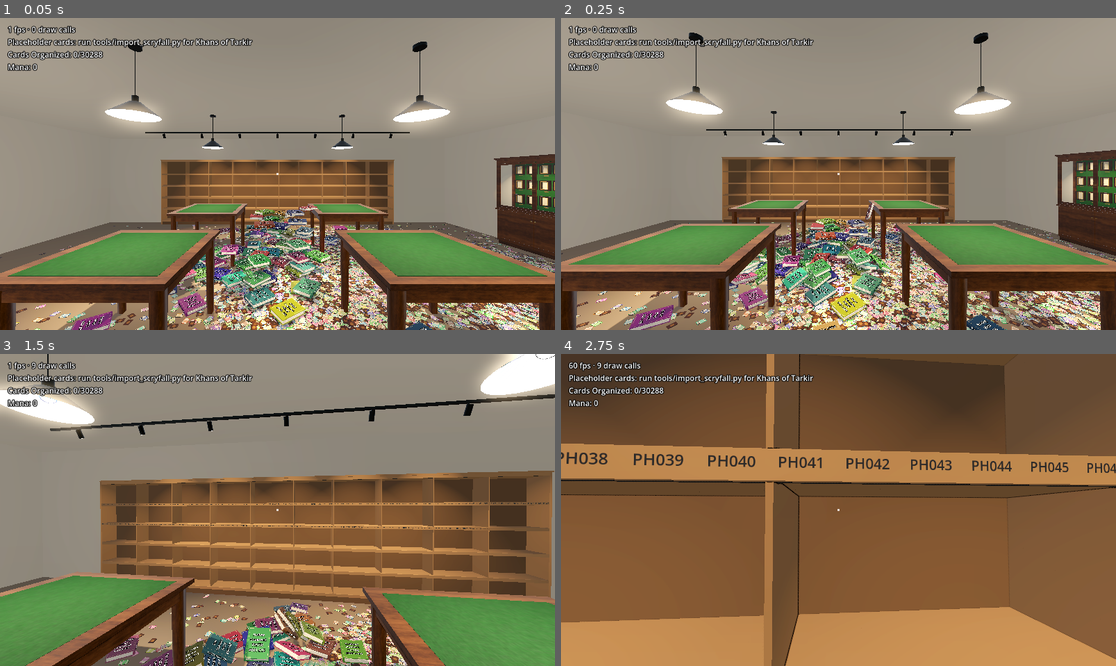
Above: before the commit, frames 1-4 (two rows, left to right).
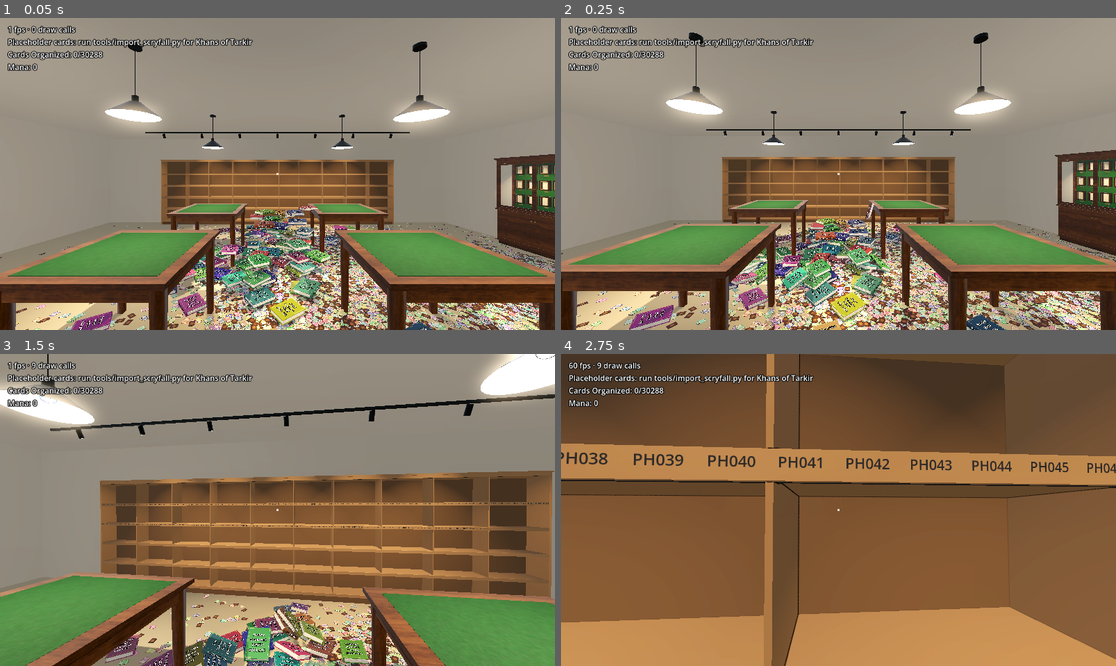
Above: after the commit, the same moments.

Repository: brian-kujawski/cracknstack
Game: Godot game, scene res://scenes/main.tscn
Two runs of this game, one before a commit and one after it. Both use one fixed random seed, a clock stepped at 60 frames per second and the inputs below.
Inputs (mouse positions are in pixels of both pictures, inside the frame that each line leads up to):
- Up to frame 1 (0.05 s): no input
- Up to frame 2 (0.25 s): no input
- Up to frame 3 (1.5 s): tap Enter at 0.5 s; move the mouse to (305, 510) at 0.52 s; hold W (move_forward) from 0.53 s (still down); tap 5 (cast_abundance) at 0.6 s; click (305, 510) at 0.67 s; move the mouse to (249, 510) at 1.27 s; tap 4 (cast_chain_lightning) at 1.35 s
- Up to frame 4 (2.75 s): keep holding W (move_forward); move the mouse to (849, 503) at 2.02 s; tap 3 (cast_demonic_tutor) at 2.1 s

The runs differ from the first frame. In frame 1, 4.9% of the frame differs, in the area x 0-100%, y 65-100%; in frame 2, 4.8%; in frame 3, 3.7%; in frame 4, nothing differs.

Commit message:
Carpet the shop floor with ambientCG Carpet016
The floor gets a textured beige carpet (assets/store/carpet), mapped by
world position like the wood and baize, one copy per half metre.

Co-Authored-By: Claude Opus 5.5 (1M context) <noreply@anthropic.com>
Claude-Session: https://claude.ai/code/session_017XBTrFLTj3E8Uxw6o4keY9

Diff:
--- a/scripts/store/store_builder.gd
+++ b/scripts/store/store_builder.gd
@@ -54,6 +54,10 @@
 ## backs (assets/store/felt), and how many metres one copy of it covers.
 const FELT := "felt"
 const FELT_SIZE := 0.3
+## The shop's carpet (assets/store/carpet), and how many metres one copy
+## of it covers.
+const CARPET := "carpet"
+const CARPET_SIZE := 0.5
 
 ## Floor footprints nothing on the floor may overlap (the shelves and the
 ## table legs), as x/z rectangles. The space under a table top is open:
@@ -69,7 +73,7 @@
 var display_slots: Array[Marker3D] = []
 
 var _wall_material := _material(Color(0.86, 0.84, 0.8))
-var _floor_material := _material(Color(0.55, 0.5, 0.45))
+var _floor_material := _textured(CARPET, CARPET_SIZE)
 var _shelf_material := _material(Color(0.62, 0.48, 0.34))
 var _table_material := _textured(TABLE_WOOD, TABLE_WOOD_SIZE)
 ## The same wood for the legs, mapped by the legs' own UVs so the grain runs
--- a/scripts/ui/credits.gd
+++ b/scripts/ui/credits.gd
@@ -12,6 +12,7 @@
 const TEXTURES := [
 	"Table and cabinet wood: Wood066 by ambientCG (ambientcg.com), CC0.",
 	"Table and cabinet baize: Fabric037 by ambientCG (ambientcg.com), CC0.",
+	"Carpet: Carpet016 by ambientCG (ambientcg.com), CC0.",
 ]
 
 
Not shown, added: assets/store/carpet/SOURCE.txt
Binary file added: assets/store/carpet/albedo.jpg
Not shown, added: assets/store/carpet/albedo.jpg.import
Binary file added: assets/store/carpet/normal.jpg
Not shown, added: assets/store/carpet/normal.jpg.import
Binary file added: assets/store/carpet/roughness.jpg
Not shown, added: assets/store/carpet/roughness.jpg.import
